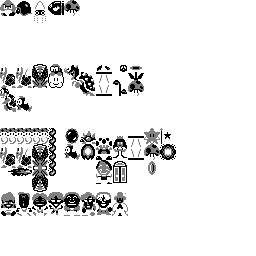
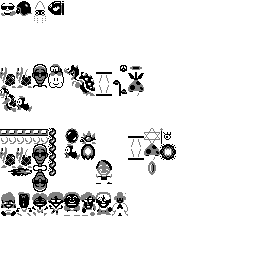
The second w=256, h=256 image is a revision of the first. Changes to its layers:
hid group "LL" (9 layers) over box(0, 0, 171, 191)
